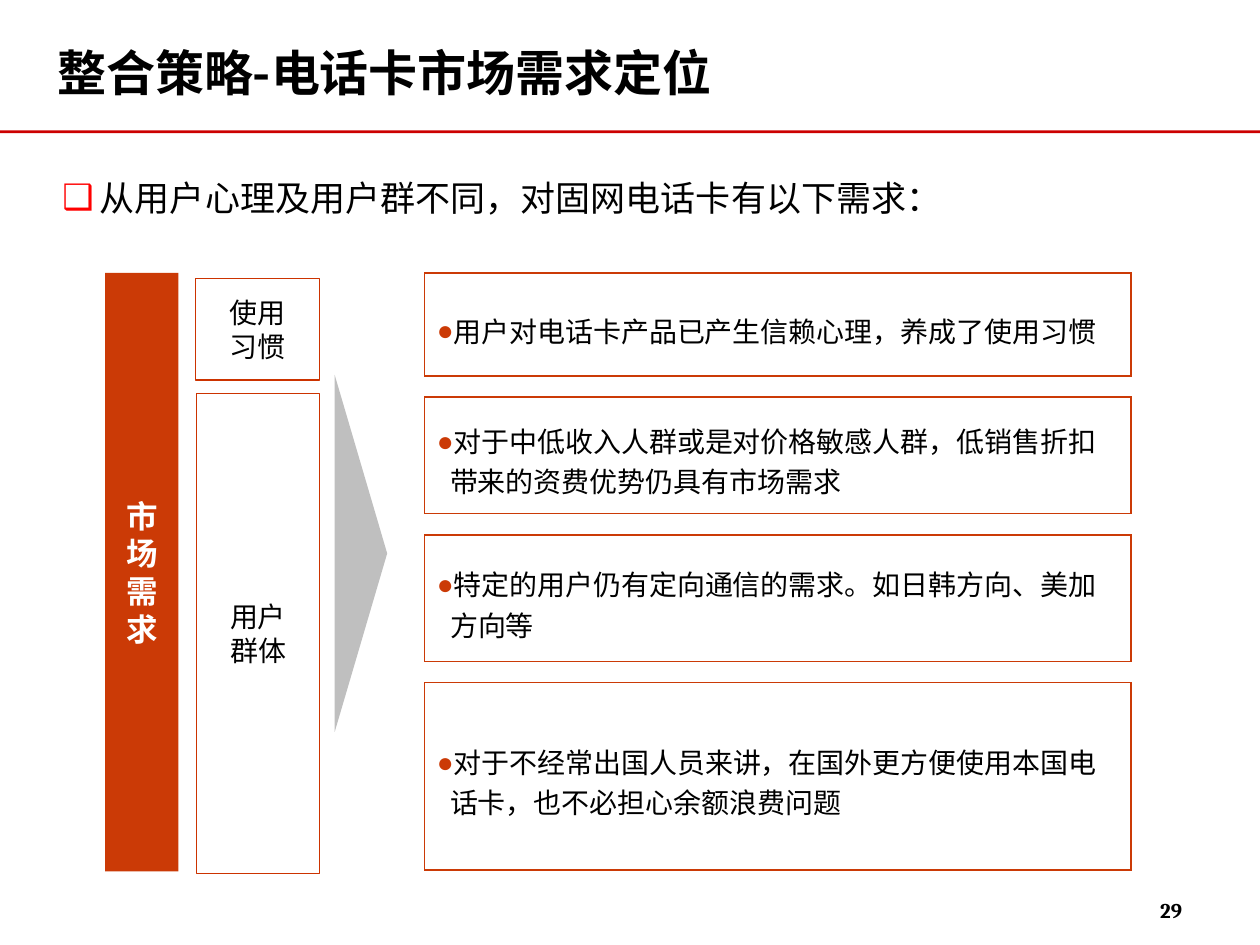
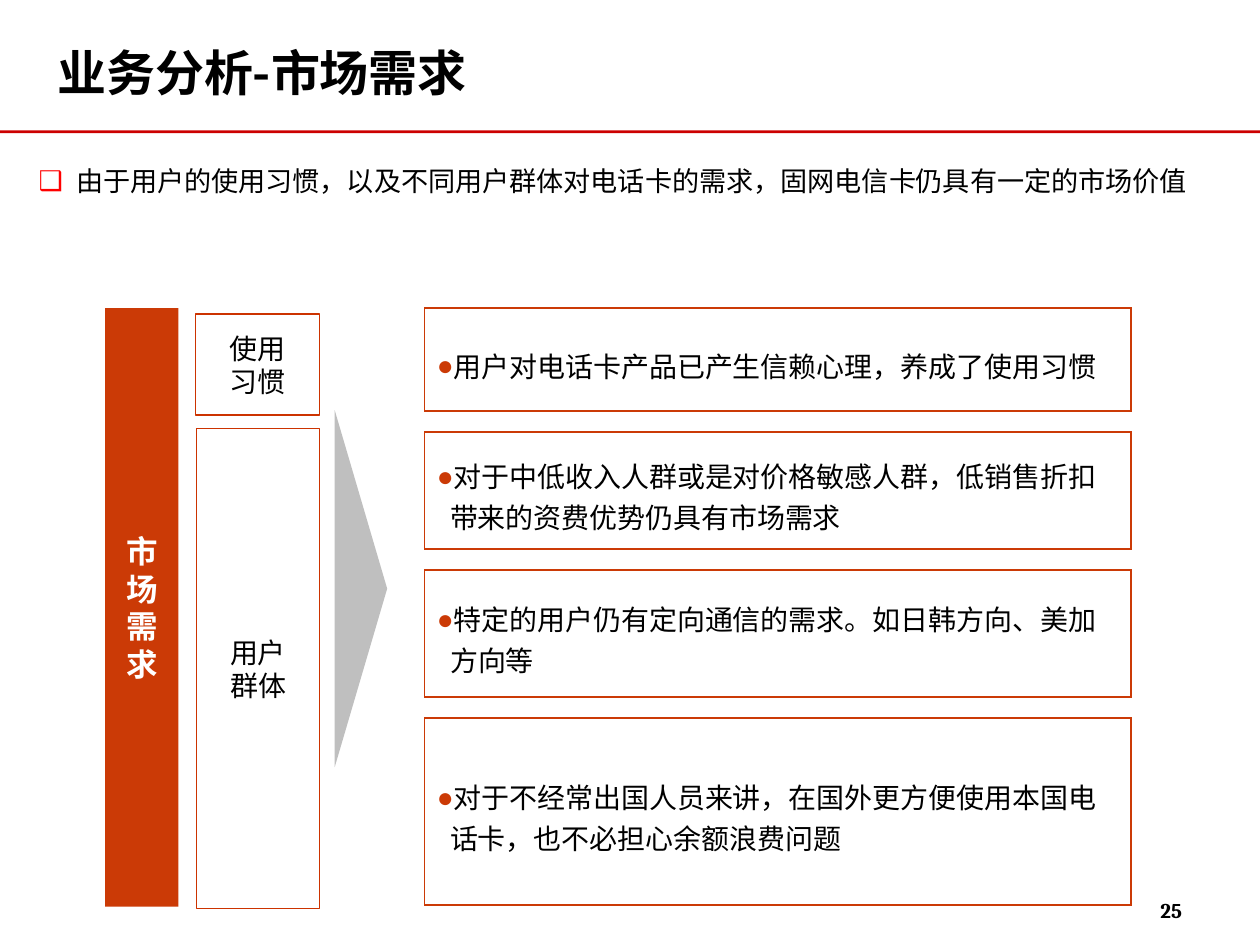
Before and after one commit to momo1101/unicardsrch, a slide deck: slide 25 of 软课题文本/软课题-中国联通电信卡业务及策略研究.ppt (slide 29 before the commit). Drawn at 1260x945 pixels with LibreOffice and Linux fonts; fonts in the diff are those of the drawing; background and template pictures are left out. Boxes give left, top, right and bottom in pixels: in the first picture for what was removed or moved away, otherwise in the second. Text is boxed around its words. In the diff, an @@ line names an element or a change of style, - is before the commit and + after.

```diff
--- a/软课题文本/软课题-中国联通电信卡业务及策略研究.ppt
+++ b/软课题文本/软课题-中国联通电信卡业务及策略研究.ppt
@@ title at (57, 49, 467, 96): text changed @@
-整合策略-电话卡市场需求定位
+业务分析-市场需求
@@ text at (76, 168, 1187, 194): text changed; size 20 to 15.5 pt @@
-❑ 从用户心理及用户群不同，对固网电话卡有以下需求：
+❑ 由于用户的使用习惯，以及不同用户群体对电话卡的需求，固网电信卡仍具有一定的市场价值
@@ 7 rectangles, 1 triangle: place and size @@
-7 rectangles, 1 triangle at (105, 273, 1131, 873)
+7 rectangles, 1 triangle at (105, 309, 1131, 908)
@@ page number at (1160, 903, 1182, 918): text changed @@
-29
+25
```
Also in this commit, not shown: 6 other slides changed, 1 slide added, 4 slides removed.
